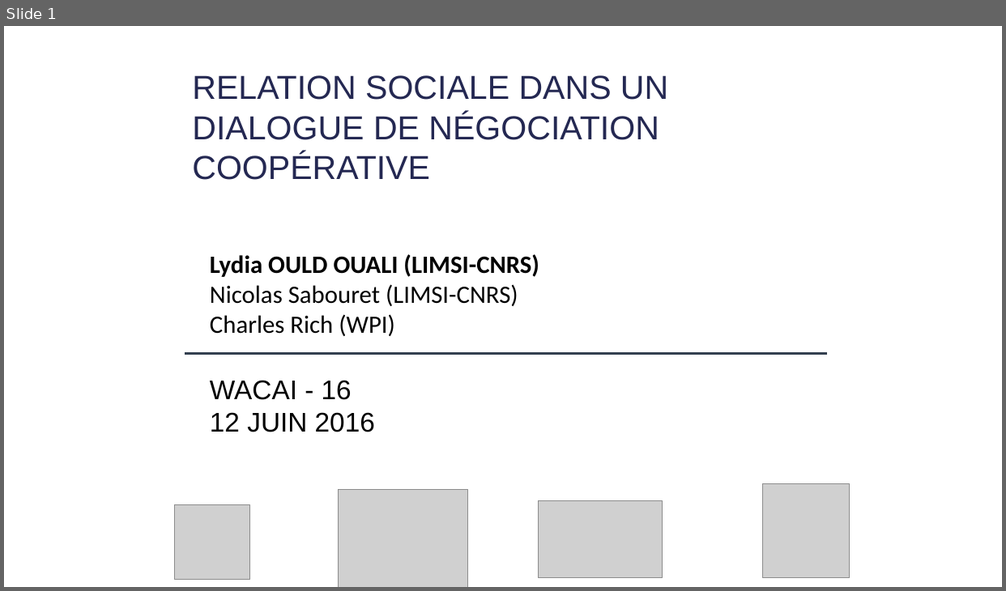
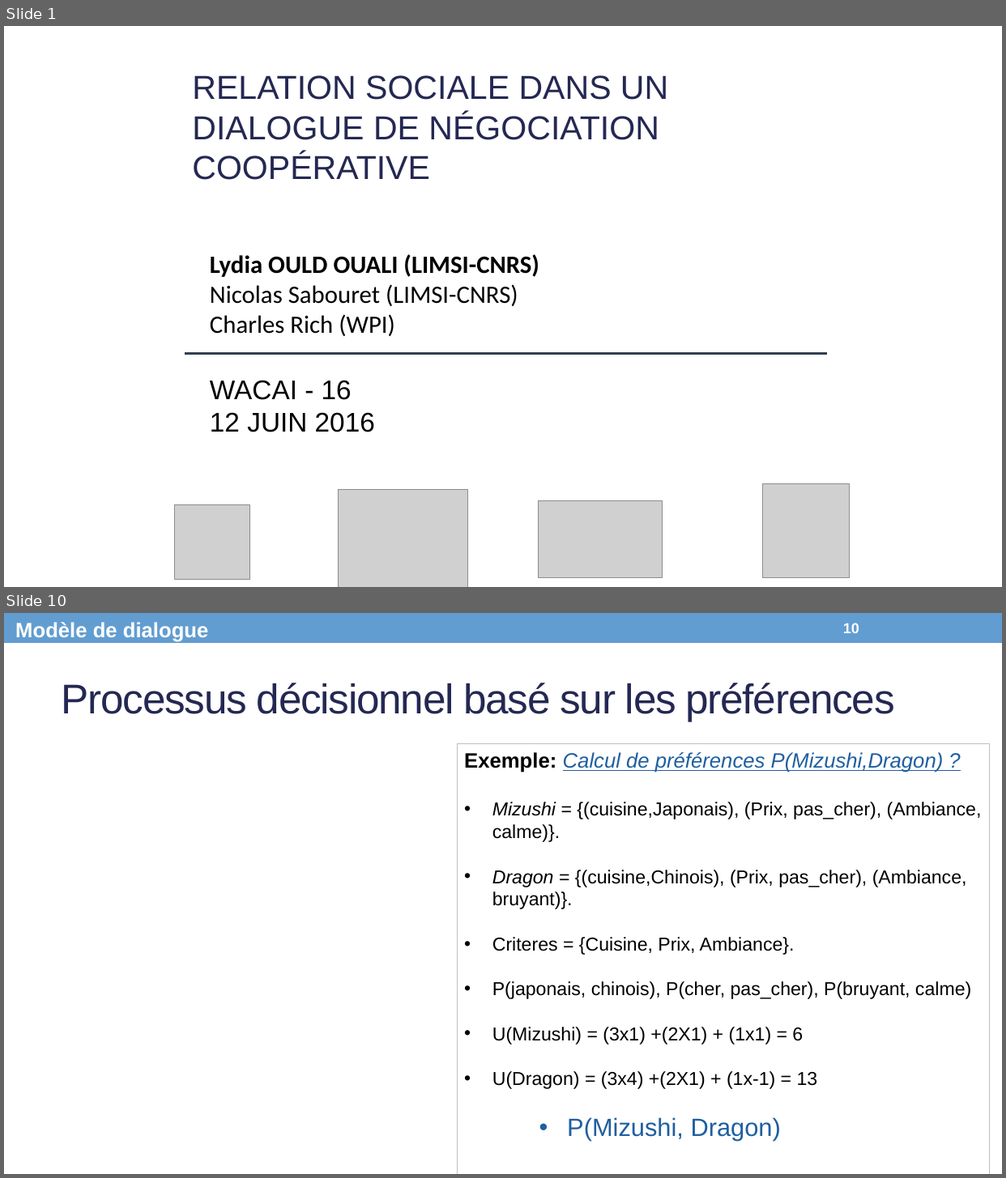
Before and after one commit to Olydia/Discolog, a slide deck: papers/Presentations/WACAI.pptx. Shown one above the other, each under a label of ours: slide 1 before the commit, slides 1 and 10 after it; the slides between them are not shown. The pictures are 1006x591 and 1006x1178 pixels, drawn with LibreOffice and Linux fonts; fonts in the diff are those of the drawing; grey boxes stand for pictures. Boxes give left, top, right and bottom in pixels: in the first picture for what was removed or moved away, otherwise in the second. Text is boxed around its words. In the diff, an @@ line names an element or a change of style, - is before the commit and + after.

```diff
--- a/papers/Presentations/WACAI.pptx
+++ b/papers/Presentations/WACAI.pptx
@@ slide 10 added at (4,613,1002,1174), background #FFFFFF @@
@@ rectangle added at (4,613,1002,643), fill #629DD1 @@
@@ text added at (15,622,209,642), 20 pt, text #FFFFFF, bold @@
+Modèle de dialogue
@@ page number added at (843,623,859,633), 14 pt, text #FFFFFF, bold @@
+10
@@ title added at (62,683,895,722), 40 pt, text #242852 @@
+Processus décisionnel basé sur les préférences
@@ rectangle added at (457,744,989,1174), outline #BFBFBF 0.75 pt, 18 pt, text #000000 @@
+Exemple: Calcul de préférences P(Mizushi,Dragon) ?
+• Mizushi = {(cuisine,Japonais), (Prix, pas_cher), (Ambiance, calme)}.
+• Dragon = {(cuisine,Chinois), (Prix, pas_cher), (Ambiance, bruyant)}.
+• Criteres = {Cuisine, Prix, Ambiance}.
+• P(japonais, chinois), P(cher, pas_cher), P(bruyant, calme)
+• U(Mizushi) = (3x1) +(2X1) + (1x1) = 6
+• U(Dragon) = (3x4) +(2X1) + (1x-1) = 13
+    • P(Mizushi, Dragon)
```
Also in this commit, not shown: 9 slides changed, 6 other slides added, 3 slides removed, 1 other file.
